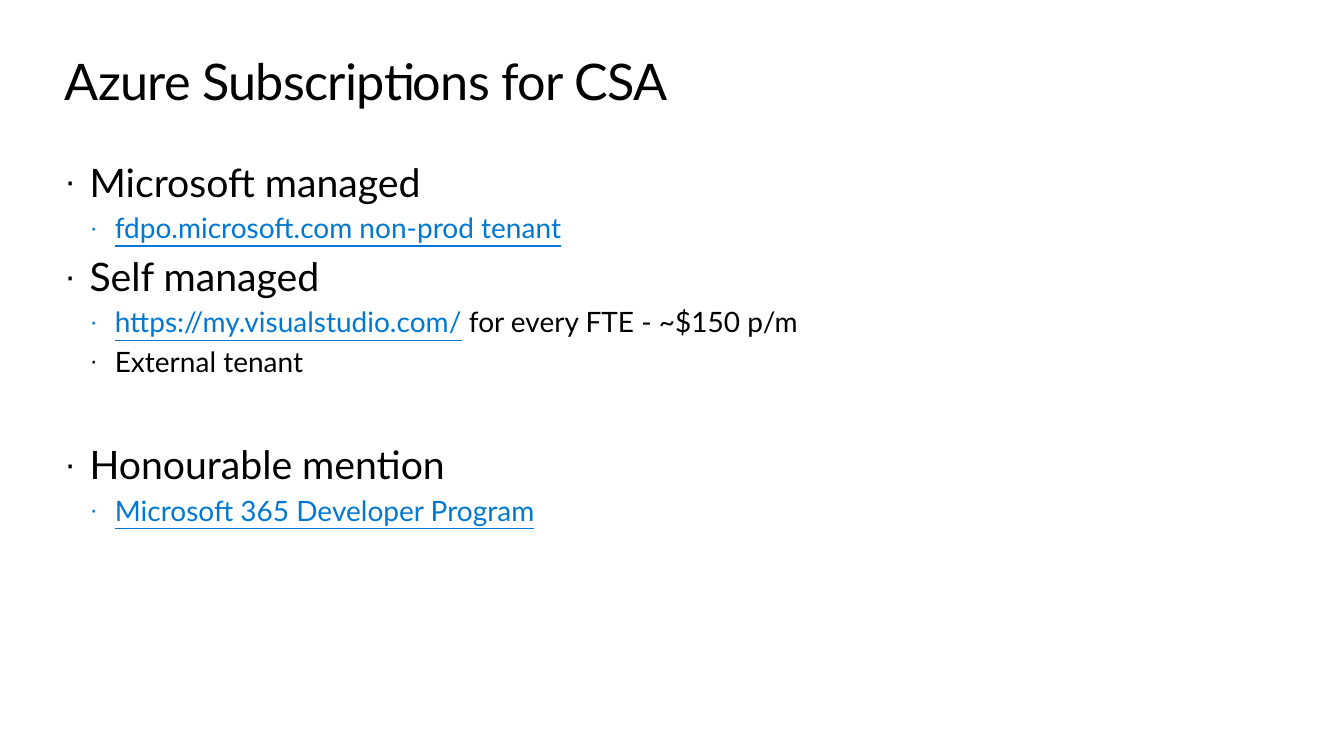
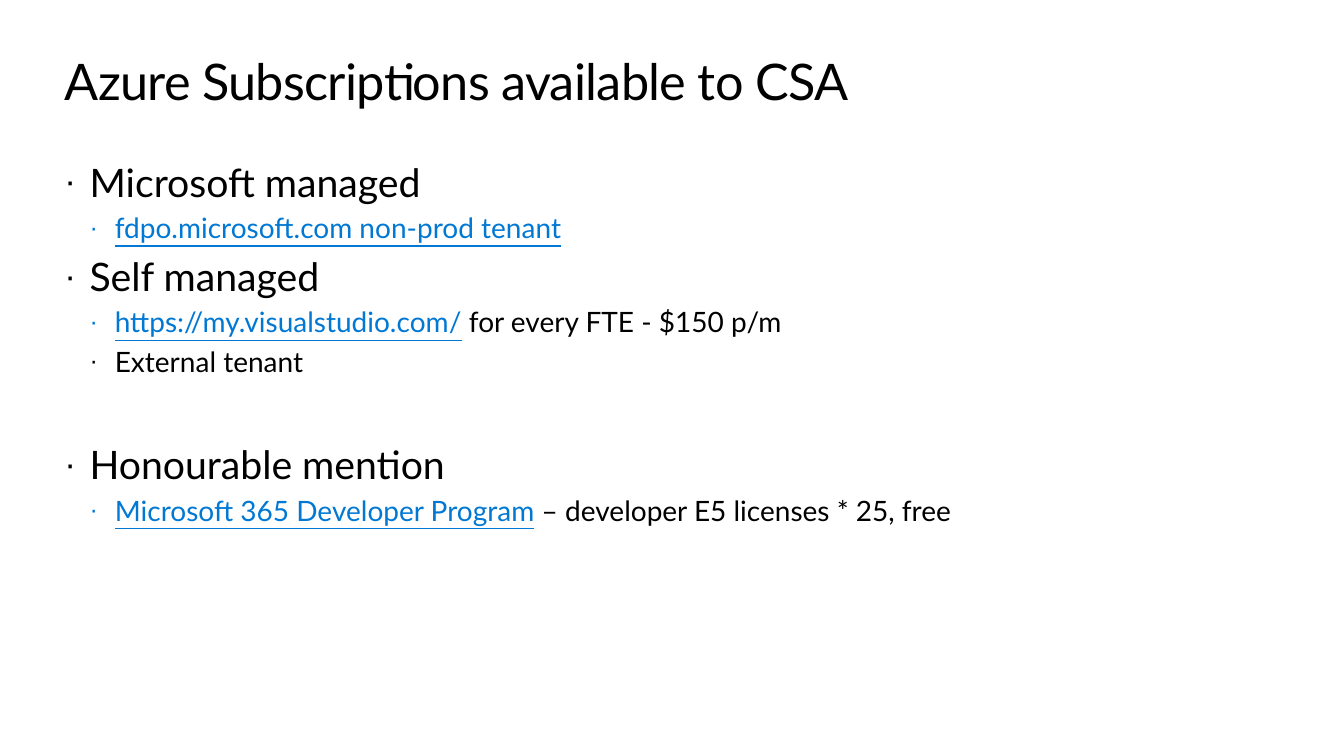
Before and after one commit to peterperov/MSFTCSA, a slide deck: slide 4 of 126-AzureCost/Azure Cost PBI BootCamp.pptx (slide 5 before the commit). Drawn at 1344x756 pixels with LibreOffice and Linux fonts; fonts in the diff are those of the drawing; background and template pictures are left out. Boxes give left, top, right and bottom in pixels: in the first picture for what was removed or moved away, otherwise in the second. Text is boxed around its words. In the diff, an @@ line names an element or a change of style, - is before the commit and + after.

```diff
--- a/126-AzureCost/Azure Cost PBI BootCamp.pptx
+++ b/126-AzureCost/Azure Cost PBI BootCamp.pptx
@@ title at <box>65,63,848,109</box>: text changed @@
-Azure Subscriptions for CSA
+Azure Subscriptions available to CSA
@@ text at <box>115,309,781,337</box>: text changed @@
-  · https://my.visualstudio.com/ for every FTE - ~$150 p/m
+  · https://my.visualstudio.com/ for every FTE - $150 p/m
@@ text at <box>115,500,951,526</box>: text changed @@
-  · Microsoft 365 Developer Program
+  · Microsoft 365 Developer Program – developer E5 licenses * 25, free
```
Also in this commit, not shown: 1 other file.
